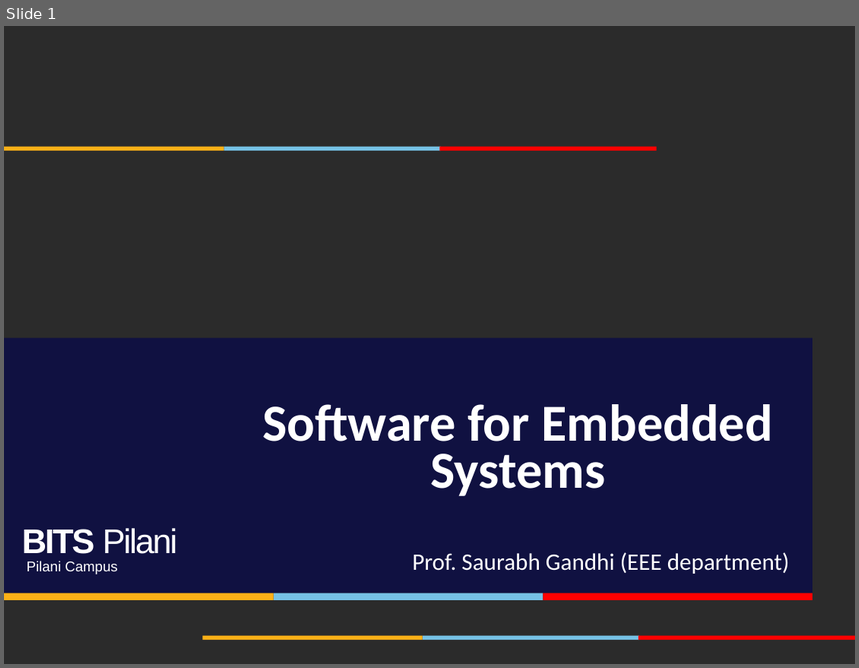
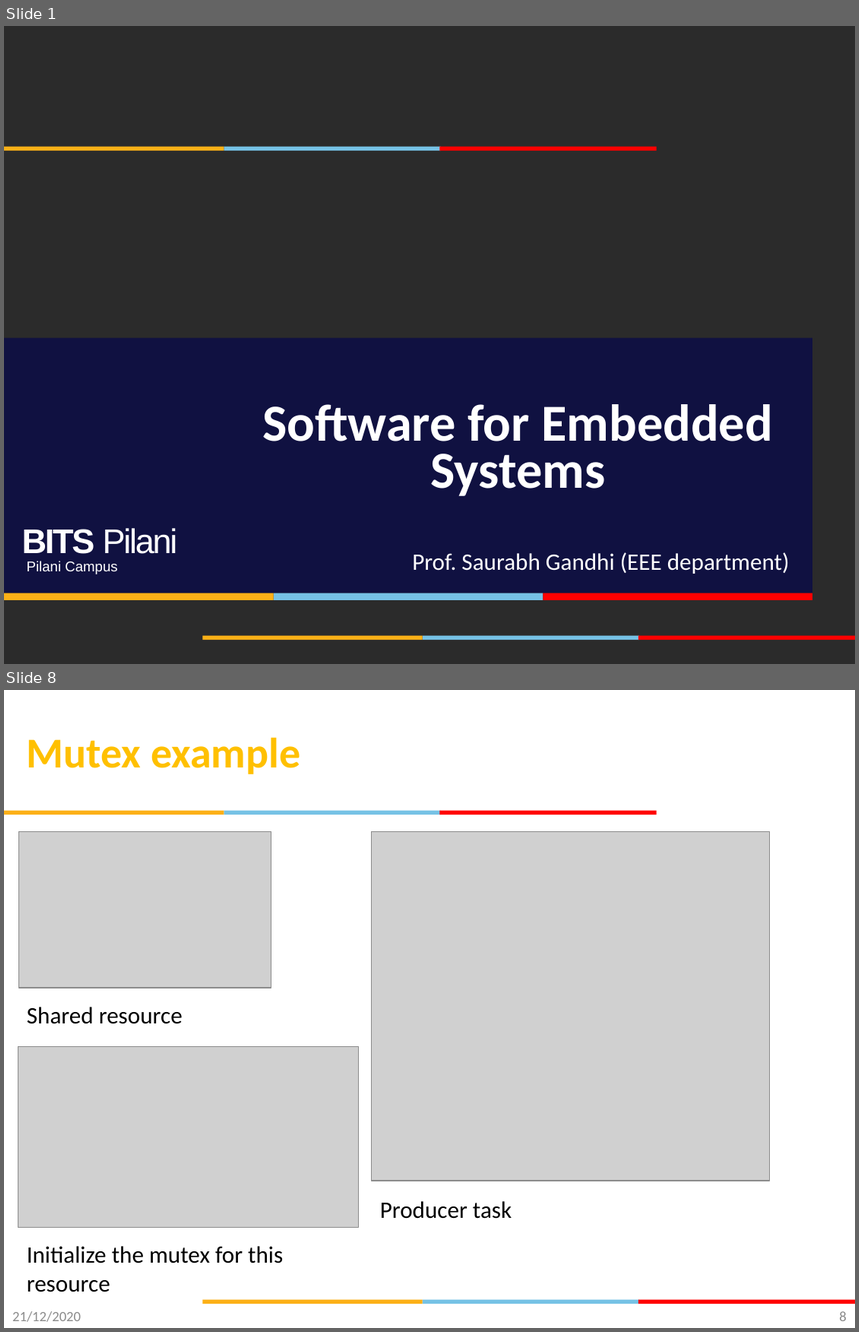
Before and after one commit to gsaurabhr-teaching/csg523-material, a slide deck: Lec-29-ipc.pptx. Shown one above the other, each under a label of ours: slide 1 before the commit, slides 1 and 8 after it; the slides between them are not shown. The pictures are 859x668 and 859x1332 pixels, drawn with LibreOffice and Linux fonts; fonts in the diff are those of the drawing; grey boxes stand for pictures; background and template pictures are left out; a plain dark background stands for a picture behind light text. Boxes give left, top, right and bottom in pixels: in the first picture for what was removed or moved away, otherwise in the second. Text is boxed around its words. In the diff, an @@ line names an element or a change of style, - is before the commit and + after.

```diff
--- a/Lec-29-ipc.pptx
+++ b/Lec-29-ipc.pptx
@@ slide 8 added at box(4, 690, 855, 1328), background #FFFFFF; not listed: 6 template elements that a slide beside it also shows @@
@@ title added at box(27, 737, 300, 774), 36 pt, text #FFC000, bold @@
+Mutex example
@@ picture added at box(18, 832, 271, 988) @@
@@ picture added at box(372, 832, 770, 1181) @@
@@ text added at box(27, 1007, 183, 1024), 20 pt, text #000000 @@
+Shared resource
@@ picture added at box(18, 1046, 359, 1227) @@
@@ text added at box(380, 1201, 512, 1219), 20 pt, text #000000 @@
+Producer task
@@ text added at box(27, 1246, 283, 1293), 20 pt, text #000000 @@
+Initialize the mutex for this resource
@@ text added at box(12, 1312, 81, 1322), 12 pt, text #8C8C8C @@
+21/12/2020
@@ page number added at box(839, 1312, 846, 1322), 12 pt, text #898989 @@
+8
```
Also in this commit, not shown: 13 other slides added.
